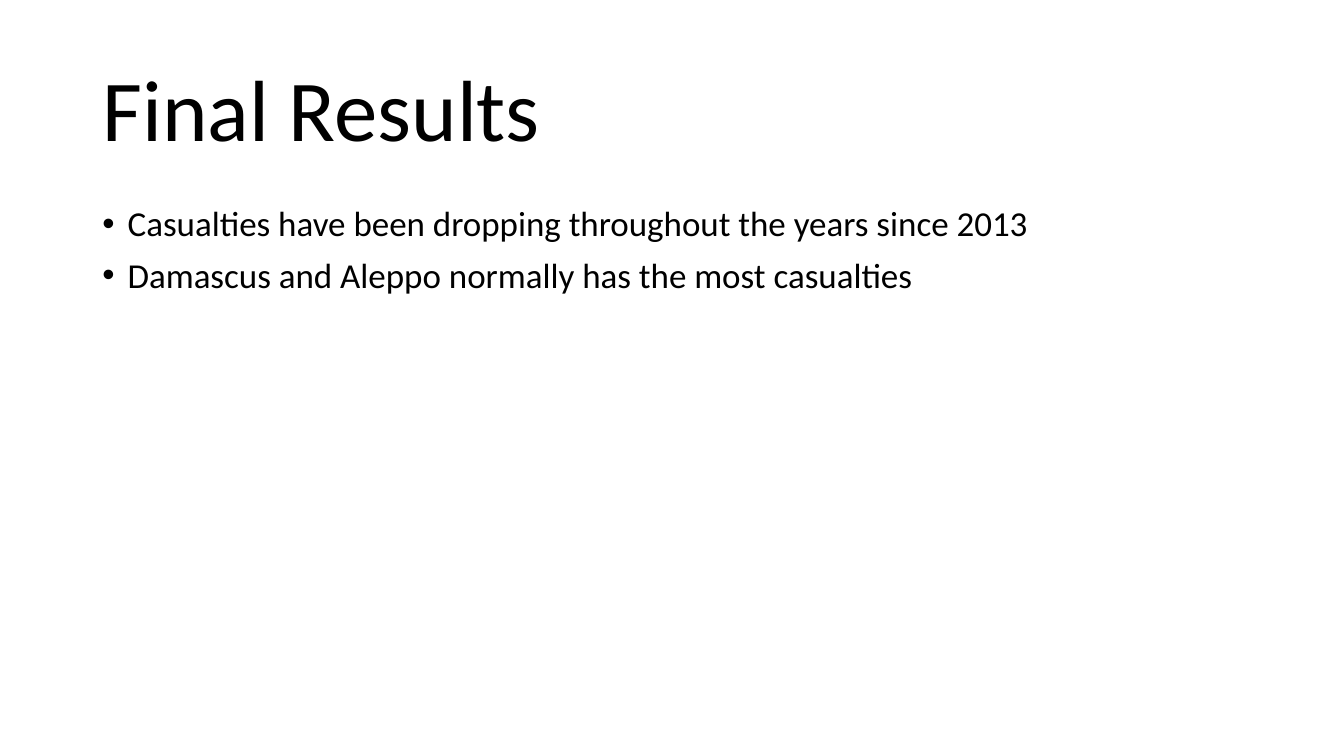
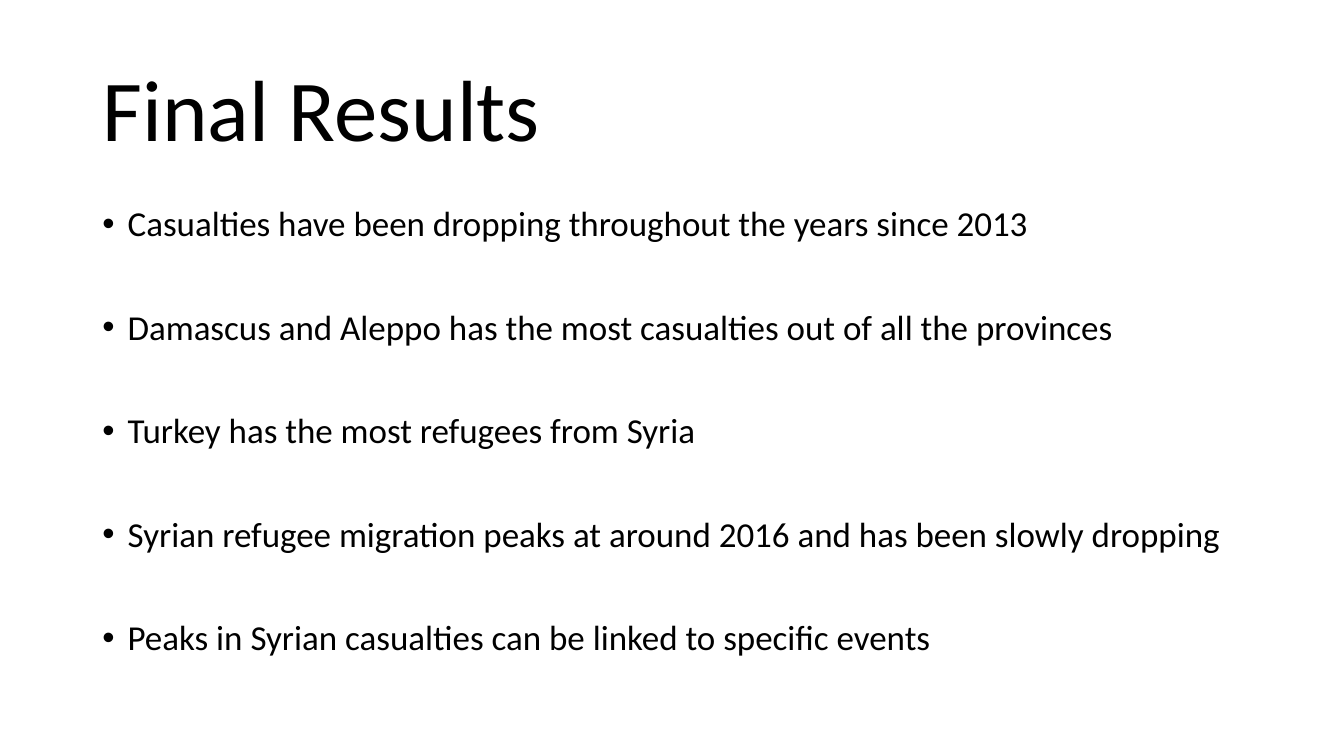
Before and after one commit to romansul/syrian-civil-war, a slide deck: slide 5 of FinalProjectPresentation.pptx. Drawn at 1344x756 pixels with LibreOffice and Linux fonts; fonts in the diff are those of the drawing; background and template pictures are left out. Boxes give left, top, right and bottom in pixels: in the first picture for what was removed or moved away, otherwise in the second. Text is boxed around its words. In the diff, an @@ line names an element or a change of style, - is before the commit and + after.

Commit message:
added final results information to pptx

```diff
--- a/FinalProjectPresentation.pptx
+++ b/FinalProjectPresentation.pptx
@@ text at box(128, 315, 1220, 656): text changed @@
-• Damascus and Aleppo normally has the most casualties
+• Damascus and Aleppo has the most casualties out of all the provinces
+• Turkey has the most refugees from Syria
+• Syrian refugee migration peaks at around 2016 and has been slowly dropping
+• Peaks in Syrian casualties can be linked to specific events
```
